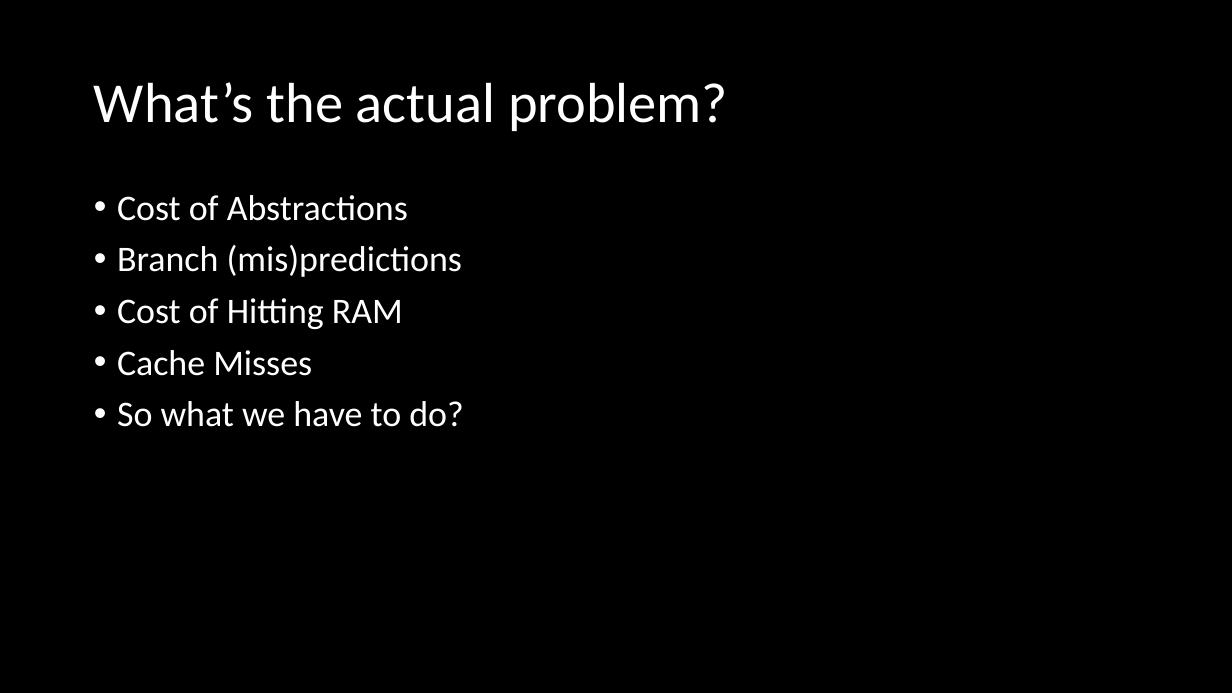
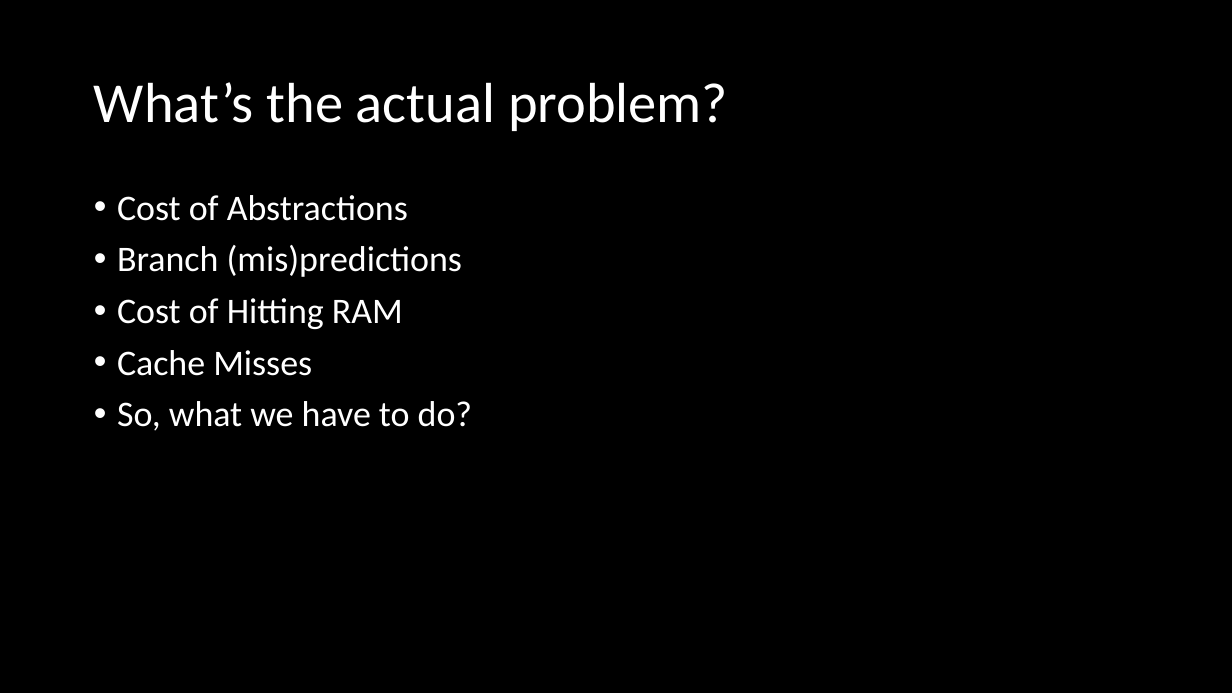
Before and after one commit to omidshahbazi/DODSample, a slide deck: slide 7 of Presentation/Presentation.pptx. Drawn at 1232x693 pixels with LibreOffice and Linux fonts; fonts in the diff are those of the drawing. Boxes give left, top, right and bottom in pixels: in the first picture for what was removed or moved away, otherwise in the second. Text is boxed around its words. In the diff, an @@ line names an element or a change of style, - is before the commit and + after.

```diff
--- a/Presentation/Presentation.pptx
+++ b/Presentation/Presentation.pptx
@@ text at (x1=117, y1=401, x2=472, y2=431): text changed @@
-• So what we have to do?
+• So, what we have to do?
```
Also in this commit, not shown: 1 other slide changed, 1 other file.
